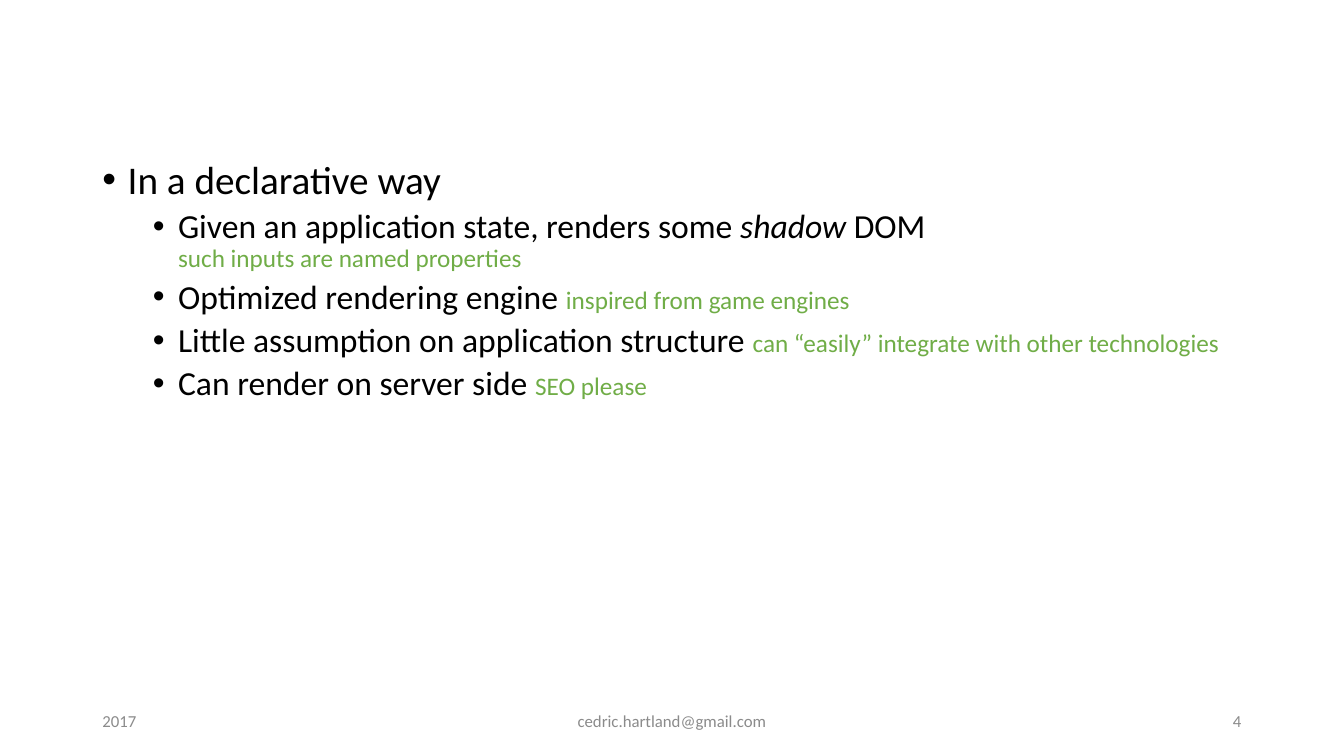
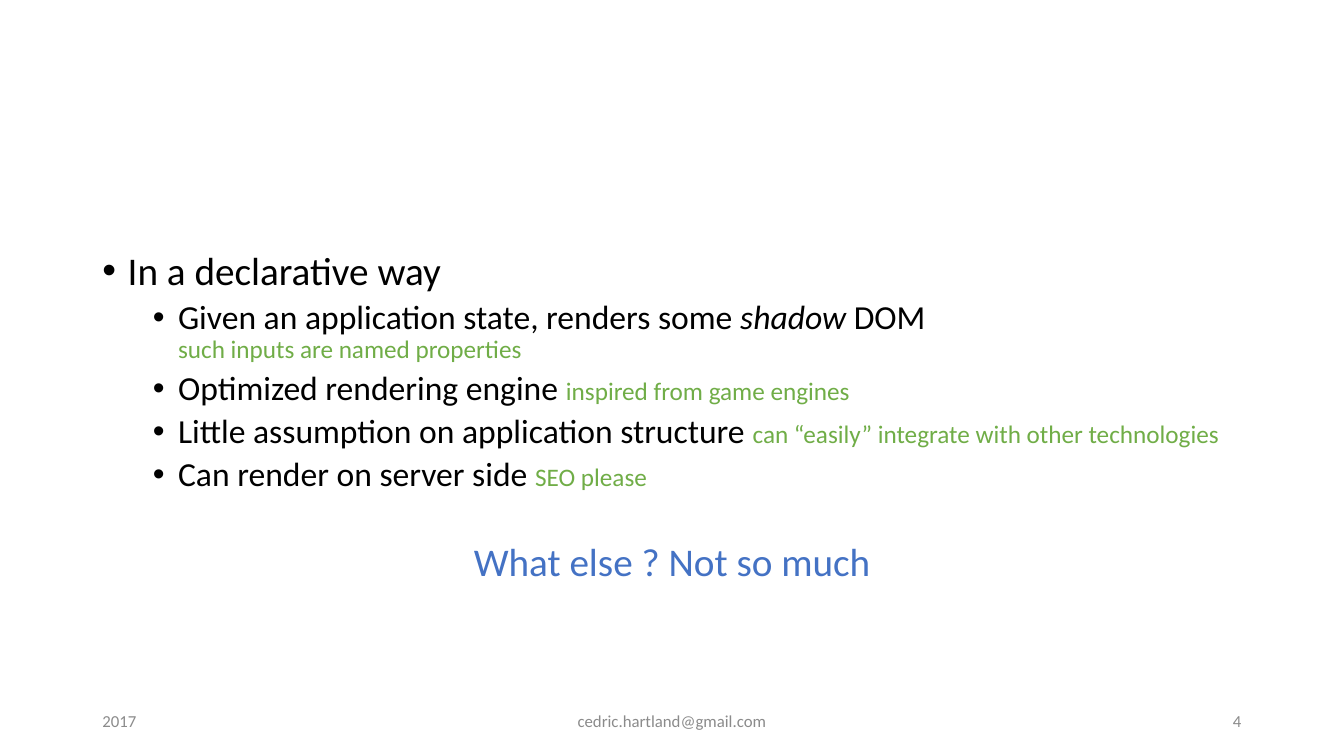
Before and after one commit to gigacool/react-redux-presentation, a slide deck: slide 4 of docs/React & Redux.pptx. Drawn at 1344x756 pixels with LibreOffice and Linux fonts; fonts in the diff are those of the drawing; background and template pictures are left out. Boxes give left, top, right and bottom in pixels: in the first picture for what was removed or moved away, otherwise in the second. Text is boxed around its words. In the diff, an @@ line names an element or a change of style, - is before the commit and + after.

```diff
--- a/docs/React & Redux.pptx
+++ b/docs/React & Redux.pptx
@@ text "In a declarative way" at bbox=[128, 257, 1219, 577]: vertical alignment top to middle @@
@@ text at bbox=[474, 548, 870, 577]: paragraph added @@
+What else ? Not so much
```
Also in this commit, not shown: 4 other slides changed, 3 slides added, 3 other files.
